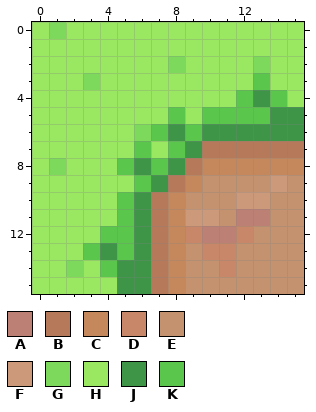
File history of a pixel-art sprite, res/tiles/path_br.png. The picture above was drawn from the file before the commit.
The file is 16x16 pixels.
Palette (. is transparent): A #bd8074  B #b67a5a  C #c5885d  D #c88769  E #c4926f  F #cc997a  G #7dd95c  H #9ae861  J #3e9548  K #5ac64b
The same view after the edit:
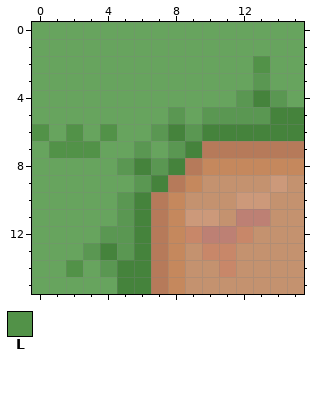
Colours new in this view: L #529248
Diff:
@@ palette @@
-H #9ae861
+H #67a45e
-J #3e9548
+J #45833c
-K #5ac64b
+K #5a9752
@@ x 0..15 @@
- 0 HGHHHHHHHHHHHHHH
+ 0 HHHHHHHHHHHHHHHH
  1 HHHHHHHHHHHHHHHH
- 2 HHHHHHHHGHHHHGHH
- 3 HHHGHHHHHHHHHKHH
+ 2 HHHHHHHHHHHHHLHH
+ 3 HHHHHHHHHHHHHKHH
  4 HHHHHHHHHHHHKJKH
  5 HHHHHHHHKHKKKKJJ
- 6 HHHHHHGKJKJJJJJJ
- 7 HHHHHHKHKJBBBBBB
- 8 HGHHHKJKJBCCCCCC
+ 6 LHLHLHHKJKJJJJJJ
+ 7 HLLLHHKHKJBBBBBB
+ 8 HHHHHKJKJBCCCCCC
  9 HHHHHHKJBCEEEEFE
@@ x 0..4 @@
 13 HHHKJ
-14 HHGHK
+14 HHLHK
 15 HHHHH
Boxes around the changes in both pictures, in picture pixels (x1, y1, x2, y2):
changed: (32, 22, 304, 294)
